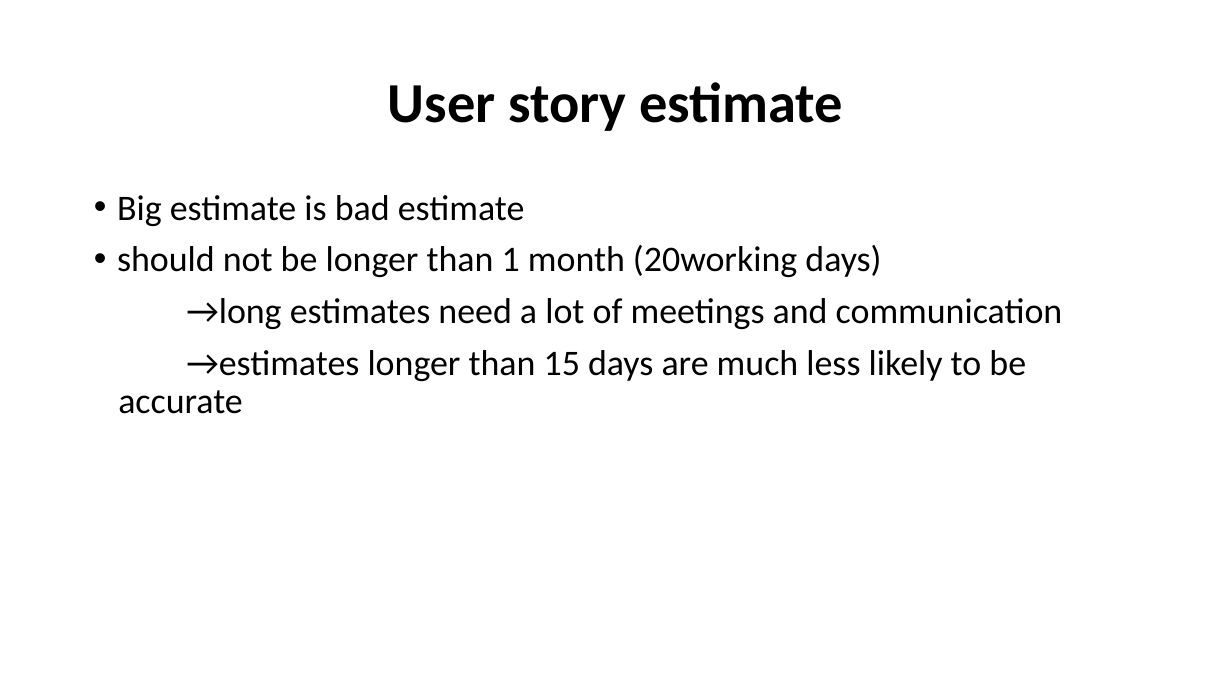
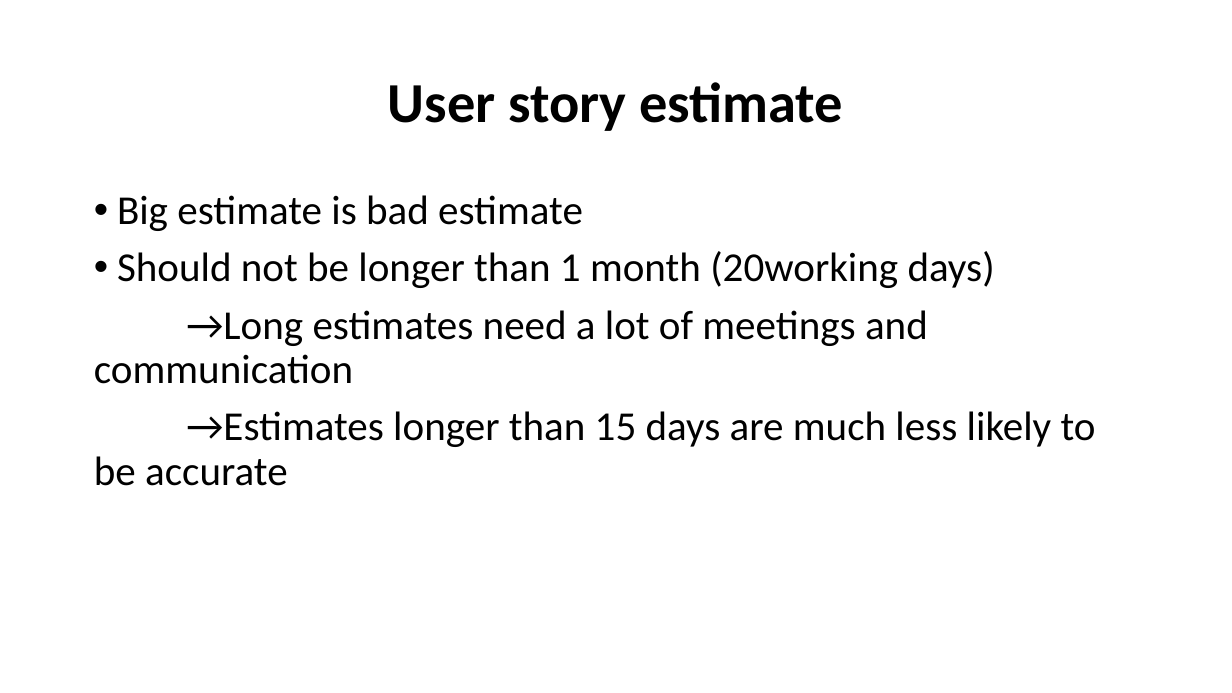
Before and after one commit to cschmitz96/Diverses, a slide deck: slide 15 of User story estimate.pptx (slide 1 before the commit). Drawn at 1232x693 pixels with LibreOffice and Linux fonts; fonts in the diff are those of the drawing. Boxes give left, top, right and bottom in pixels: in the first picture for what was removed or moved away, otherwise in the second. Text is boxed around its words. In the diff, an @@ line names an element or a change of style, - is before the commit and + after.

```diff
--- a/User story estimate.pptx
+++ b/User story estimate.pptx
@@ text at box(117, 195, 583, 231): size 28 to 32 pt in "Big estimate is bad estimate" @@
@@ text at box(94, 251, 1096, 486): text changed; size 28 to 32 pt @@
-• should not be longer than 1 month (20working days)
-→long estimates need a lot of meetings and communication
-→estimates longer than 15 days are much less likely to be accurate
+• Should not be longer than 1 month (20working days)
+→Long estimates need a lot of meetings and communication
+→Estimates longer than 15 days are much less likely to be accurate
```
Also in this commit, not shown: 6 other slides changed, 14 slides added, 1 slide removed, 24 other files.
